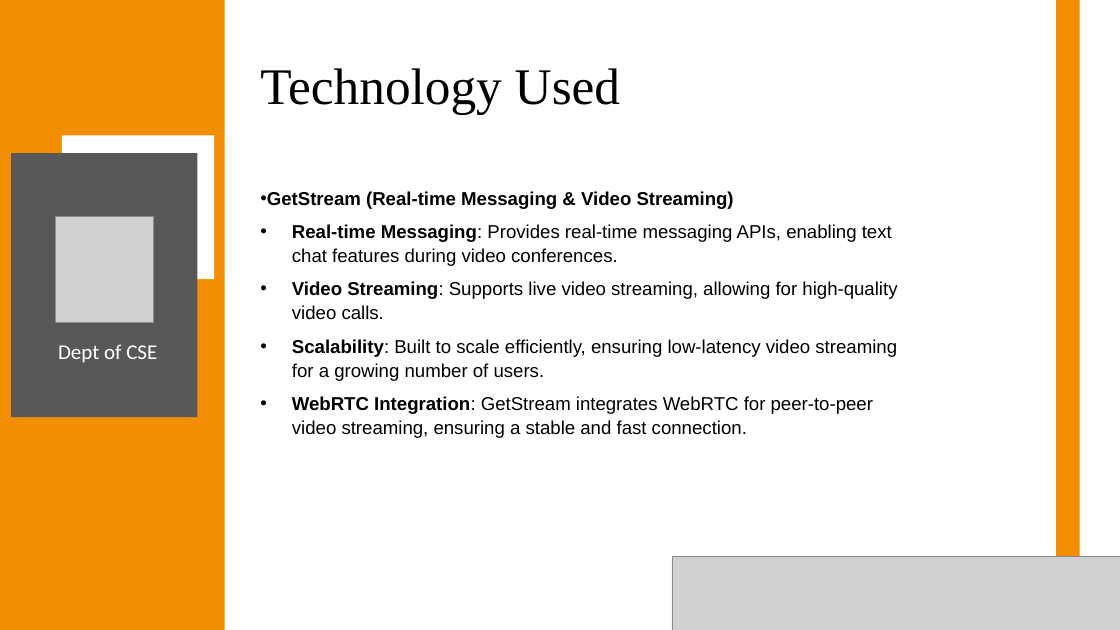
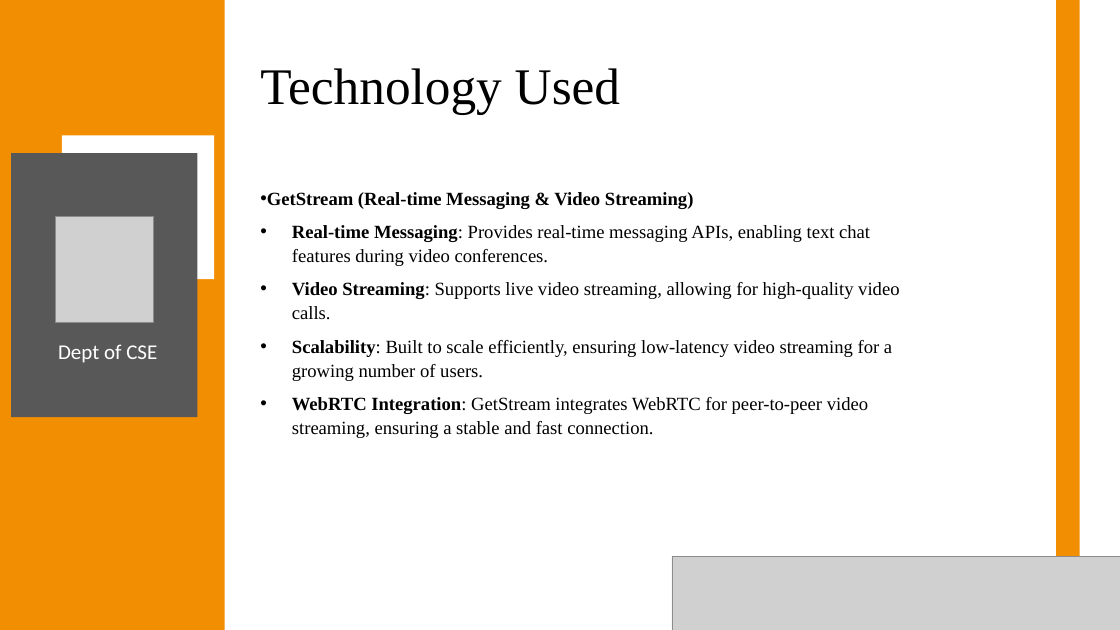
Before and after one commit to Anish202020/7th-Semester, a slide deck: slide 11 of Report & PPT/Project Work/Ppt/Callify Synopsis.pptx (slide 10 before the commit). Drawn at 1120x630 pixels with LibreOffice and Linux fonts; fonts in the diff are those of the drawing; grey boxes stand for pictures. Boxes give left, top, right and bottom in pixels: in the first picture for what was removed or moved away, otherwise in the second. Text is boxed around its words. In the diff, an @@ line names an element or a change of style, - is before the commit and + after.

```diff
--- a/Report & PPT/Project Work/Ppt/Callify Synopsis.pptx
+++ b/Report & PPT/Project Work/Ppt/Callify Synopsis.pptx
@@ text "GetStream (Real-time Messaging & Video ..." at [267,192,899,438]: font Arial to Times New Roman @@
```
Also in this commit, not shown: 6 other slides changed, 1 slide added, 3 other files.
